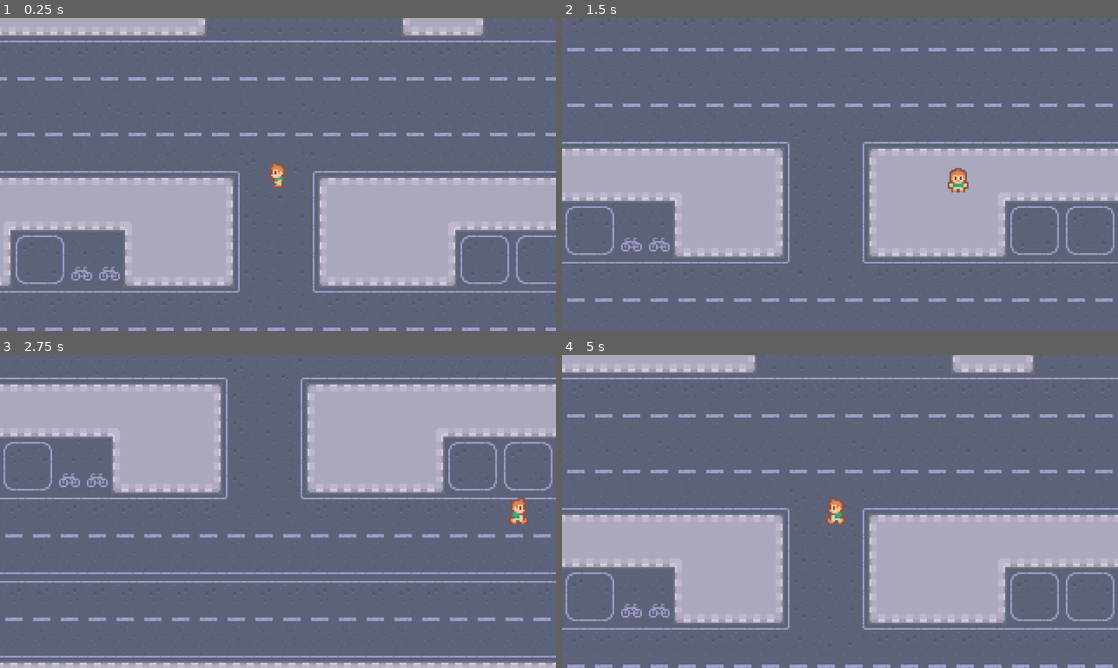
Above: before the commit, frames 1-4 (two rows, left to right).
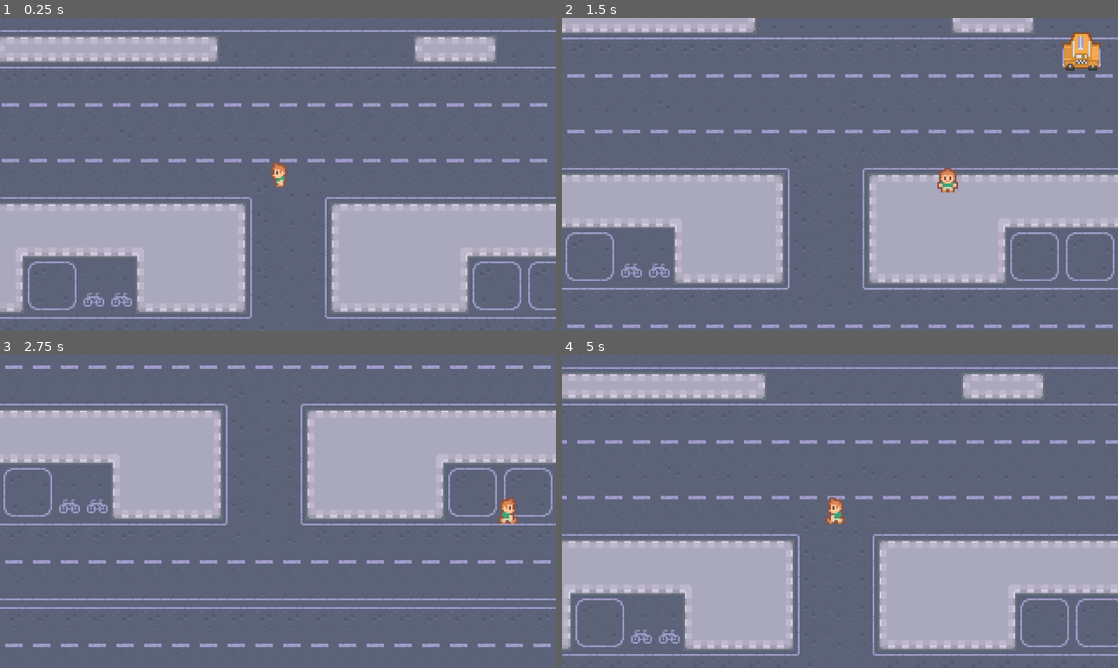
Above: after the commit, the same moments.

Repository: madelainedalangin/frogger
Game: Godot game, scene res://scenes/game.tscn
Two runs of this game, one before a commit and one after it. Both use one fixed random seed, a clock stepped at 60 frames per second and the inputs below.
Inputs:
- Up to frame 1 (0.25 s): no input
- Up to frame 2 (1.5 s): tap Enter at 0.5 s; hold D (right) 0.53-1.28 s; tap Space (spacebar) at 0.6, 1.35 s; hold S (down) from 1.28 s (still down)
- Up to frame 3 (2.75 s): release S (down) at 2.03 s; hold D (right) from 2.03 s (still down); tap Space (spacebar) at 2.1 s
- Up to frame 4 (5 s): release D (right) at 2.78 s; hold W (up) 2.78-3.53 s; tap Space (spacebar) at 2.85, 3.6, 4.35 s; hold Left (left) from 3.53 s (still down)

The runs differ from the first frame. In frame 1, 31% of the frame differs, in the area x 0-100%, y 0-100%; in frame 2, 25%; in frame 3, 26%; in frame 4, 30%.

Commit message:
player be schmovin and cars be runnin yay

Diff:
--- /dev/null
+++ b/area_2d.gd
@@ -0,0 +1,5 @@
+extends Area2D
+
+
+func _body_entered(body: Node) -> void:
+	print("player is here")
--- /dev/null
+++ b/scenes/area_2d.tscn
@@ -0,0 +1,12 @@
+[gd_scene format=3 uid="uid://dotuytn8r4dbx"]
+
+[ext_resource type="Script" uid="uid://s6qc8xctwc0s" path="res://area_2d.gd" id="1_nhxoo"]
+
+[sub_resource type="CircleShape2D" id="CircleShape2D_nhxoo"]
+radius = 8.0
+
+[node name="SignalPractice" type="Area2D" unique_id=71198009]
+script = ExtResource("1_nhxoo")
+
+[node name="CollisionShape2D" type="CollisionShape2D" parent="." unique_id=1238250816]
+shape = SubResource("CircleShape2D_nhxoo")
--- /dev/null
+++ b/scenes/car.gd
@@ -0,0 +1,13 @@
+extends Area2D
+
+var direction = Vector2.LEFT
+var speed = 1
+
+# we are checking for overlap so no physics included
+func _process(delta: float) -> void:
+	# updating the position of this area 2D node
+	position += direction * speed
+
+
+func _on_visible_on_screen_notifier_2d_screen_exited() -> void:
+	queue_free()
--- a/scenes/car.tscn
+++ b/scenes/car.tscn
@@ -1,9 +1,22 @@
 [gd_scene format=3 uid="uid://c3mdcioslrm4p"]
 
-[ext_resource type="Texture2D" uid="uid://d0dya2slufckd" path="res://graphics/cars/green.png" id="1_50v30"]
+[ext_resource type="Texture2D" uid="uid://ded8huv3lr1a7" path="res://graphics/cars/yellow.png" id="1_c35m8"]
+[ext_resource type="Script" uid="uid://cd5xhsevs1vit" path="res://scenes/car.gd" id="1_qt2eu"]
 
-[node name="CarGreen" type="Node2D" unique_id=303647029]
-scale = Vector2(1.5, 1.5)
+[sub_resource type="RectangleShape2D" id="RectangleShape2D_qt2eu"]
+size = Vector2(23, 14)
 
-[node name="car_green" type="Sprite2D" parent="." unique_id=1846995903]
-texture = ExtResource("1_50v30")
+[node name="Car" type="Area2D" unique_id=493525916]
+script = ExtResource("1_qt2eu")
+
+[node name="Sprite2D" type="Sprite2D" parent="." unique_id=784835328]
+texture = ExtResource("1_c35m8")
+
+[node name="CollisionShape2D" type="CollisionShape2D" parent="Sprite2D" unique_id=2014258369]
+position = Vector2(-0.5, 2)
+shape = SubResource("RectangleShape2D_qt2eu")
+
+[node name="VisibleOnScreenNotifier2D" type="VisibleOnScreenNotifier2D" parent="." unique_id=1231244791]
+rect = Rect2(-11, -10, 22, 20)
+
+[connection signal="screen_exited" from="VisibleOnScreenNotifier2D" to="." method="_on_visible_on_screen_notifier_2d_screen_exited"]
--- a/scenes/game.gd
+++ b/scenes/game.gd
@@ -1,11 +1,14 @@
 extends Node2D
 
+var car_scene: PackedScene = preload("res://scenes/car.tscn")
 
-# Called when the node enters the scene tree for the first time.
-func _ready() -> void:
-	pass # Replace with function body.
+func _on_finish_area_2d_body_entered(body: Node2D) -> void:
+	print(body)
+	print("im in the area wya wyd")
 
 
-# Called every frame. 'delta' is the elapsed time since the previous frame.
-func _process(delta: float) -> void:
-	pass
+func _on_car_timer_timeout() -> void:
+	var car =  car_scene.instantiate() as Area2D
+	$Objects.add_child(car)
+	var position_marker = $CarStartPosition.get_children().pick_random() as Marker2D
+	car.position = position_marker.position
--- a/scenes/game.tscn
+++ b/scenes/game.tscn
@@ -6,7 +6,7 @@
 [ext_resource type="PackedScene" uid="uid://dqew3weeg73or" path="res://scenes/objects.tscn" id="3_lnu2h"]
 
 [sub_resource type="RectangleShape2D" id="RectangleShape2D_lbhrr"]
-size = Vector2(20, 679)
+size = Vector2(20, 754.5)
 
 [sub_resource type="RectangleShape2D" id="RectangleShape2D_iywne"]
 size = Vector2(20, 818)
@@ -22,23 +22,20 @@
 
 [node name="Map" type="Sprite2D" parent="." unique_id=583474254]
 texture = ExtResource("1_yqjtg")
-
-[node name="ObjectsMarket" parent="." unique_id=1251257692 instance=ExtResource("3_lnu2h")]
-position = Vector2(-7, -245.00002)
-
-[node name="Player" parent="." unique_id=1785783031 instance=ExtResource("2_yqjtg")]
-position = Vector2(25, 15)
+metadata/_edit_lock_ = true
 
 [node name="Borders" type="Node2D" parent="." unique_id=1906305238]
+metadata/_edit_lock_ = true
 
 [node name="StaticBody2D" type="StaticBody2D" parent="Borders" unique_id=1876188999]
+metadata/_edit_lock_ = true
 
 [node name="LeftBorderLimit" type="CollisionShape2D" parent="Borders/StaticBody2D" unique_id=75429667]
-position = Vector2(-202, 1)
+position = Vector2(-198, -45.25)
 shape = SubResource("RectangleShape2D_lbhrr")
 
 [node name="RightBorderLimit" type="CollisionShape2D" parent="Borders/StaticBody2D" unique_id=971438328]
-position = Vector2(202, 31)
+position = Vector2(199, 28)
 shape = SubResource("RectangleShape2D_iywne")
 
 [node name="TopBorderLimit" type="CollisionShape2D" parent="Borders/StaticBody2D" unique_id=2044114205]
@@ -48,3 +45,42 @@
 [node name="BottomBorderLimit" type="CollisionShape2D" parent="Borders/StaticBody2D" unique_id=929519947]
 position = Vector2(1, 326)
 shape = SubResource("RectangleShape2D_u5sy4")
+
+[node name="FinishArea2D" type="Area2D" parent="Borders" unique_id=1399288206]
+
+[node name="CollisionPolygon2D" type="CollisionPolygon2D" parent="Borders/FinishArea2D" unique_id=2019999764]
+polygon = PackedVector2Array(-144, -265, -150, -221, -96, -184, 6, -170, 127, -196, 140, -253, 74, -294, 8, -306, -90, -299)
+
+[node name="Timer" type="Node" parent="." unique_id=2125844304]
+
+[node name="CarTimer" type="Timer" parent="Timer" unique_id=354034417]
+autostart = true
+
+[node name="Objects" type="Node2D" parent="." unique_id=830739753]
+
+[node name="ObjectsMarket" parent="Objects" unique_id=1251257692 instance=ExtResource("3_lnu2h")]
+position = Vector2(-7, -245.00002)
+
+[node name="Player" parent="Objects" unique_id=151759964 instance=ExtResource("2_yqjtg")]
+position = Vector2(18, 0)
+
+[node name="CarStartPosition" type="Node2D" parent="." unique_id=1473425059]
+
+[node name="Marker2D" type="Marker2D" parent="CarStartPosition" unique_id=1721212338]
+position = Vector2(200, -121)
+
+[node name="Marker2D2" type="Marker2D" parent="CarStartPosition" unique_id=36671781]
+position = Vector2(201, -54)
+
+[node name="Marker2D3" type="Marker2D" parent="CarStartPosition" unique_id=2046613592]
+position = Vector2(200, 0)
+
+[node name="Marker2D4" type="Marker2D" parent="CarStartPosition" unique_id=1769514747]
+position = Vector2(200, 90)
+
+[node name="Marker2D5" type="Marker2D" parent="CarStartPosition" unique_id=1526542715]
+position = Vector2(199, 138)
+
+[connection signal="body_entered" from="Borders/FinishArea2D" to="." method="_on_area_2d_body_entered"]
+[connection signal="body_entered" from="Borders/FinishArea2D" to="." method="_on_finish_area_2d_body_entered"]
+[connection signal="timeout" from="Timer/CarTimer" to="." method="_on_car_timer_timeout"]
--- a/scenes/player.gd
+++ b/scenes/player.gd
@@ -4,6 +4,8 @@
 var speed: int = 100
 
 # runs this function every 60 ms
+# for player, we have collisions so we want to include physics
+# hence _physics_process
 func _physics_process(_delta: float) -> void:
 	direction = Input.get_vector("left", "right", "up", "down")
 	velocity = direction * speed
@@ -18,7 +20,10 @@
 		if direction.x != 0:
 			$AnimatedSprite2D.animation = 'left'
 		else:
-			$AnimatedSprite2D.animation = 'up'\
-			if direction.y < 0 else 'down'
+			$AnimatedSprite2D.animation = 'up' if direction.y < 0 else 'down'
 	else:
 		$AnimatedSprite2D.frame = 0
+
+
+func _on_signal_practice_body_entered(body: Node2D) -> void:
+	pass # Replace with function body.
--- a/scenes/player.tscn
+++ b/scenes/player.tscn
@@ -4,7 +4,7 @@
 [ext_resource type="Texture2D" uid="uid://c4q6c7mxqh78h" path="res://graphics/player/player_tileset.png" id="2_g2els"]
 
 [sub_resource type="RectangleShape2D" id="RectangleShape2D_g2els"]
-size = Vector2(18, 11)
+size = Vector2(13, 11.5)
 
 [sub_resource type="AtlasTexture" id="AtlasTexture_qlg0r"]
 atlas = ExtResource("2_g2els")
@@ -139,10 +139,11 @@
 position_smoothing_speed = 20.0
 
 [node name="CollisionShape2D" type="CollisionShape2D" parent="." unique_id=150923908]
-position = Vector2(0, 1)
+position = Vector2(0.5, 1.25)
 shape = SubResource("RectangleShape2D_g2els")
 
 [node name="AnimatedSprite2D" type="AnimatedSprite2D" parent="." unique_id=799494139]
+position = Vector2(1, 0)
 sprite_frames = SubResource("SpriteFrames_tuyoq")
 animation = &"left"
 autoplay = "left"
Not shown, added: area_2d.gd.uid
Not shown, added: scenes/car.gd.uid
